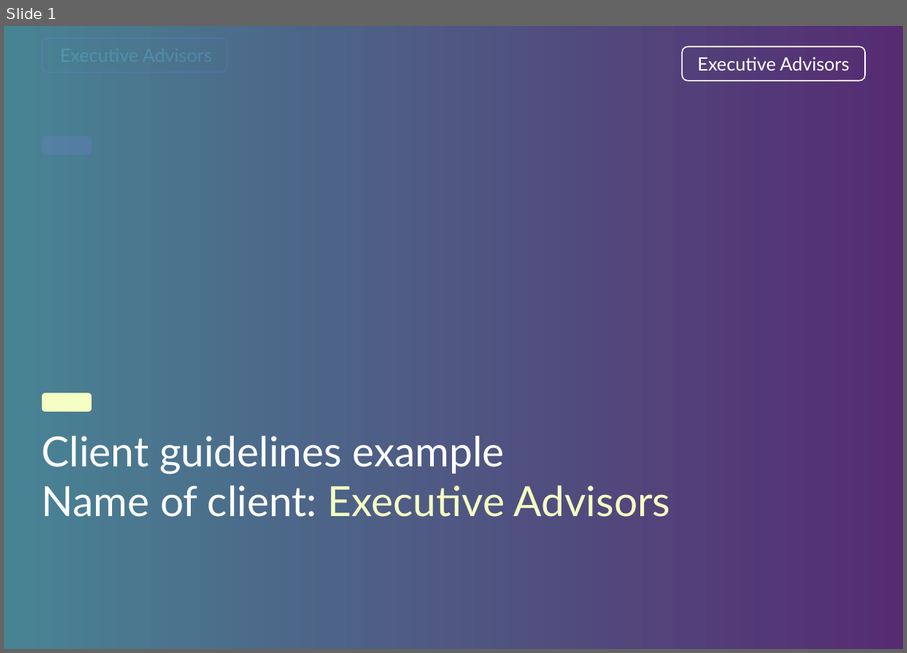
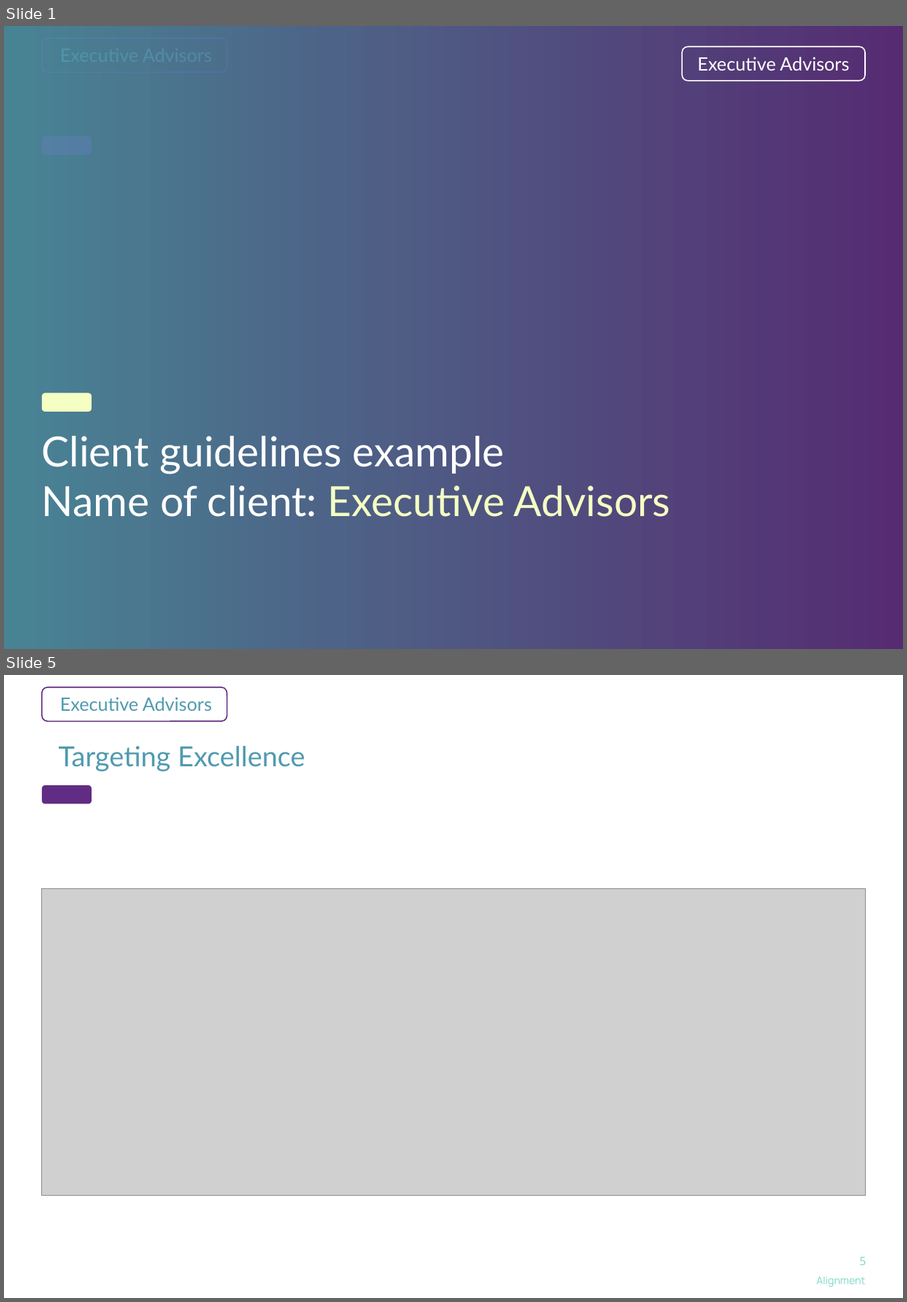
Before and after one commit to rahulshaw0028-web/Executive-advisory, a slide deck: Solution.pptx. Shown one above the other, each under a label of ours: slide 1 before the commit, slides 1 and 5 after it; the slides between them are not shown. The pictures are 907x653 and 907x1302 pixels, drawn with LibreOffice and Linux fonts; fonts in the diff are those of the drawing; grey boxes stand for pictures; background and template pictures are left out; a plain dark background stands for a picture behind light text. Boxes give left, top, right and bottom in pixels: in the first picture for what was removed or moved away, otherwise in the second. Text is boxed around its words. In the diff, an @@ line names an element or a change of style, - is before the commit and + after.

```diff
--- a/Solution.pptx
+++ b/Solution.pptx
@@ slide 5 added at box(4, 675, 903, 1298), background #FFFFFF; not listed: 2 template elements that a slide beside it also shows @@
@@ title added at box(59, 746, 305, 771), 24 pt, text #509AAF @@
+Targeting Excellence
@@ picture added at box(42, 888, 866, 1195) @@
@@ page number added at box(860, 1257, 866, 1265), 10 pt, text #7DD8C7 @@
+5
@@ text added at box(816, 1277, 865, 1287), 9 pt, text #7DD8C7 @@
+Alignment
```
Also in this commit, not shown: 1 slide changed, 2 other slides added, 1 slide removed, 4 other files.
